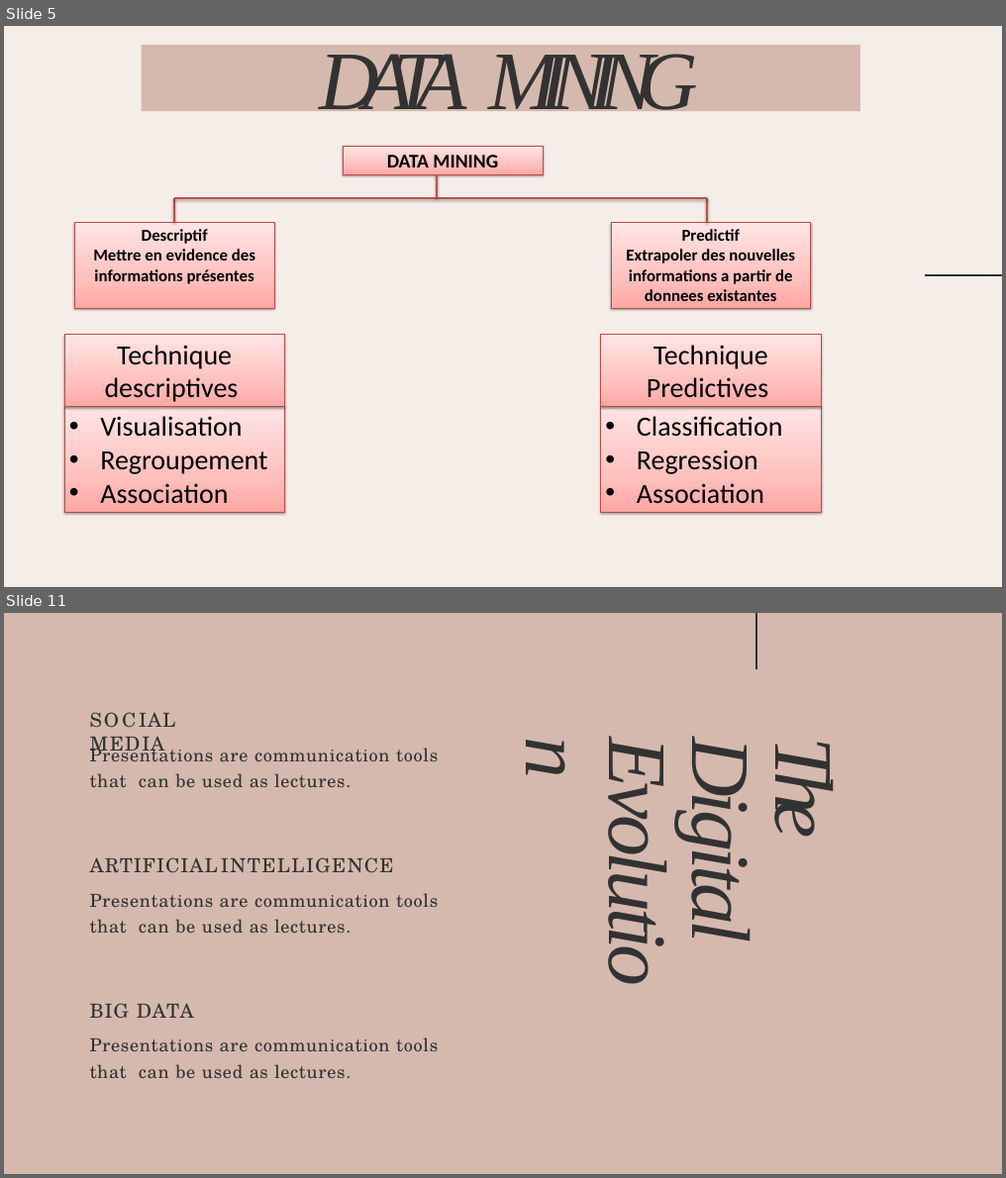
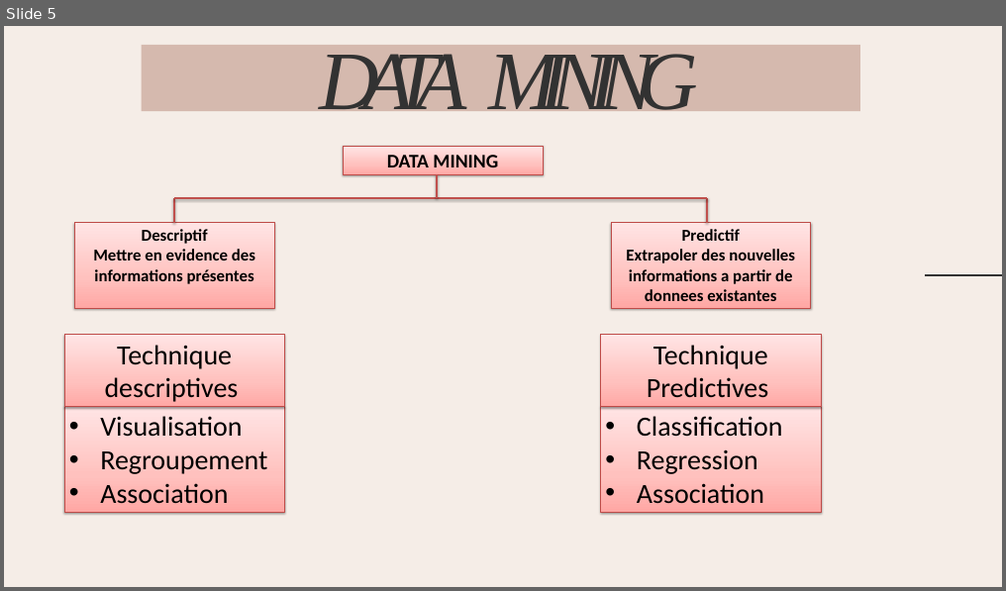
Before and after one commit to wassila90/projetADS, a slide deck: Présentation_Regles_association.pptx. Shown one above the other, each under a label of ours: slides 5 and 11 before the commit, slide 5 after it; the slides between them are not shown. The pictures are 1006x1178 and 1006x591 pixels, drawn with LibreOffice and Linux fonts; fonts in the diff are those of the drawing. Boxes give left, top, right and bottom in pixels: in the first picture for what was removed or moved away, otherwise in the second. Text is boxed around its words. In the diff, an @@ line names an element or a change of style, - is before the commit and + after.

```diff
--- a/Présentation_Regles_association.pptx
+++ b/Présentation_Regles_association.pptx
@@ slide 11 removed at [4,613,1002,1174], background #FFFFFF @@
@@ freeform shape removed at [4,613,1002,1174] @@
@@ freeform shape removed at [756,613,756,668] @@
@@ title removed at [90,737,165,758] @@
-SOCIAL MEDIA
@@ text removed at [90,744,438,1078] @@
-Presentations are communication tools that can be used as lectures.
-ARTIFICIAL INTELLIGENCE
-Presentations are communication tools that can be used as lectures.
-BIG DATA
-Presentations are communication tools that can be used as lectures.
@@ text removed at [675,747,850,938] @@
-The Digital Evolution
```
Also in this commit, not shown: 3 slides changed, 6 slides added, 4 other slides removed.
